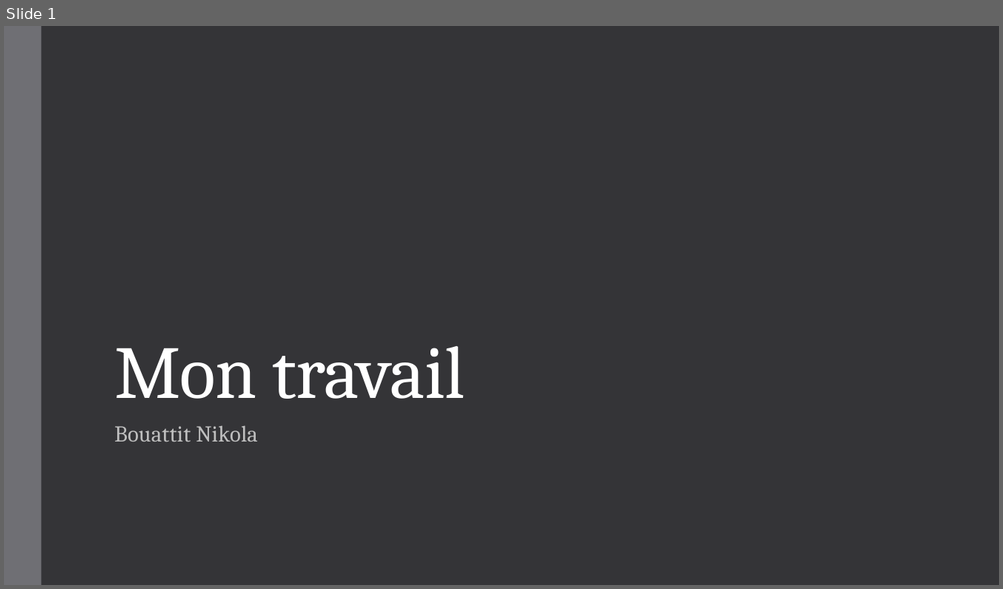
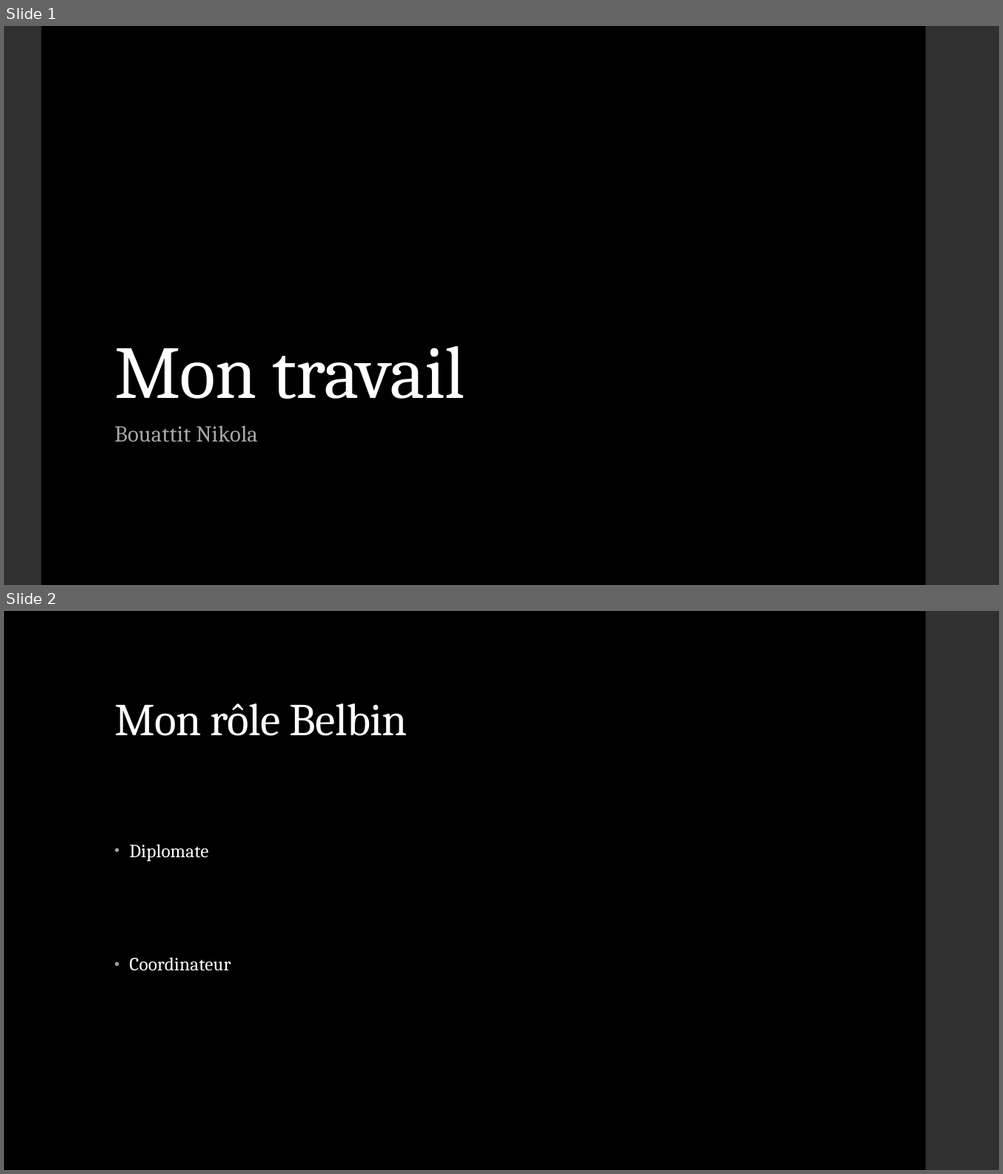
Before and after one commit to Pistou2/P_GestProj, a slide deck: Présentation/Mon travail.pptx. Shown one above the other, each under a label of ours: slide 1 before the commit, slides 1 and 2 after it. The pictures are 1003x589 and 1003x1174 pixels, drawn with LibreOffice and Linux fonts; fonts in the diff are those of the drawing. Boxes give left, top, right and bottom in pixels: in the first picture for what was removed or moved away, otherwise in the second. Text is boxed around its words. In the diff, an @@ line names an element or a change of style, - is before the commit and + after.

```diff
--- a/Présentation/Mon travail.pptx
+++ b/Présentation/Mon travail.pptx
@@ slide 2 added at box(4, 611, 999, 1170), background #000000; not listed: 1 template element that a slide beside it also shows @@
@@ title added at box(114, 703, 408, 736), 44 pt, text #FFFFFF @@
+Mon rôle Belbin
@@ text added at box(129, 844, 230, 971), 18 pt, text #FFFFFF @@
+• Diplomate
+• Coordinateur
@@ slide 1 changed as well @@
@@ background #353537 to #000000 @@
@@ rectangle at box(4, 26, 41, 585): fill #6F6F74 to #303030 @@
@@ rectangle added at box(925, 26, 999, 585), fill #303030 @@
@@ subtitle "Bouattit Nikola" at box(114, 426, 258, 443): text colour #BFBFBF to #A6A6A6 @@
```
Also in this commit, not shown: 1 other slide added.
